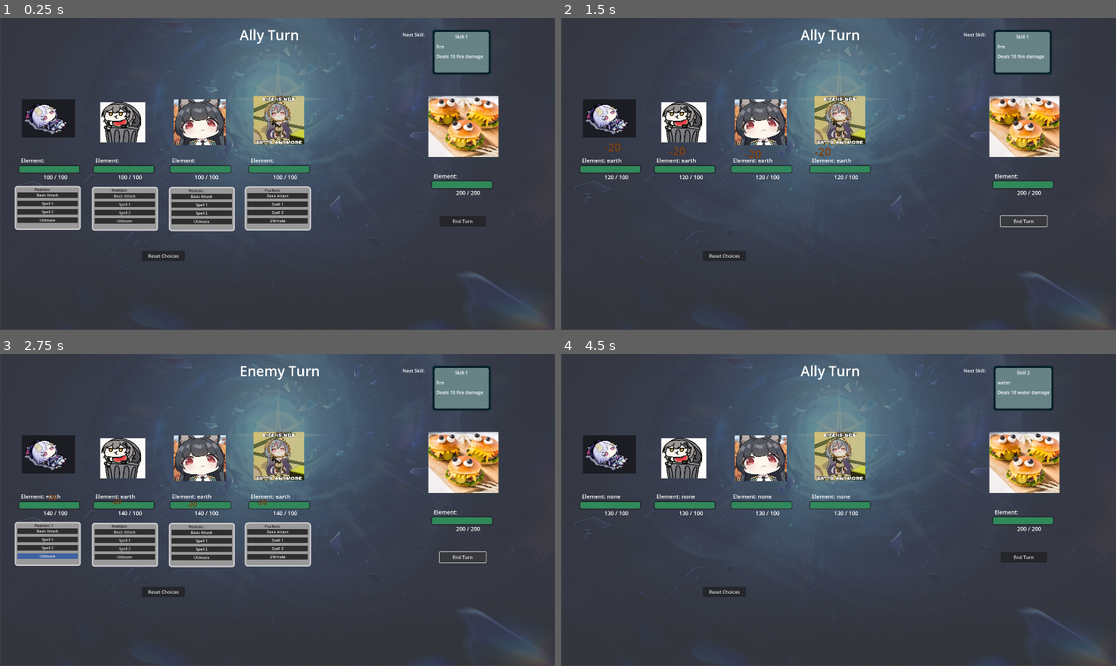
Above: before the commit, frames 1-4 (two rows, left to right).
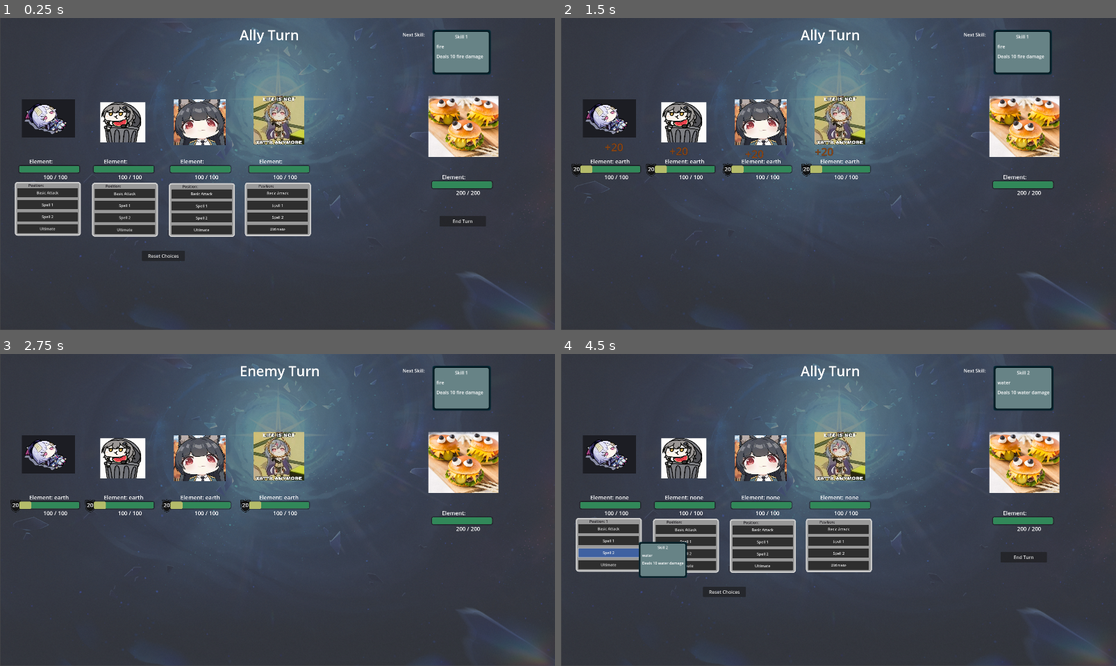
Above: after the commit, the same moments.

Repository: JuneauPlayz/project-burge
Game: Godot game, scene res://scenes/combat_test_2.tscn
Two runs of this game, one before a commit and one after it. Both use one fixed random seed, a clock stepped at 60 frames per second and the inputs below. This scene is started directly instead of the project's main scene.
Inputs (mouse positions are in pixels of both pictures, inside the frame that each line leads up to):
- Up to frame 1 (0.25 s): no input
- Up to frame 2 (1.5 s): click "Ultimate" at 0.5 s; click "End Turn" at 1.25 s
- Up to frame 3 (2.75 s): click (460, 556) at 2 s, where only the run before the commit has a clickable "End Turn"
- Up to frame 4 (4.5 s): click (610, 531) at 2.75 s, where only the run before the commit has a clickable "Basic Attack"; click (610, 538) at 3.5 s, where only the run before the commit has a clickable "Spell 1"; click (610, 553) at 4.25 s, where only the run after the commit has a clickable "Spell 2"

The runs differ from the first frame. In frame 1, 5.1% of the frame differs, in the area x 2-84%, y 44-71%; in frame 2, 1.2%; in frame 3, 7.3%; in frame 4, 8.1%, in the area x 2-84%, y 44-72%.

Commit message:
shielding + other fixes
button stuff

Diff:
--- /dev/null
+++ b/resources/earth_ultimate.tres
@@ -0,0 +1,11 @@
+[gd_resource type="Resource" script_class="Skill" load_steps=2 format=3 uid="uid://bya4jpai0ygj5"]
+
+[ext_resource type="Script" path="res://scripts/skill.gd" id="1_0t5dh"]
+
+[resource]
+script = ExtResource("1_0t5dh")
+name = "EarthUlt"
+damage = 20
+element = "earth"
+damaging = false
+friendly = true
--- a/scenes/combat_manager.gd
+++ b/scenes/combat_manager.gd
@@ -9,6 +9,8 @@
 @export var enemy1 : Enemy
 
 @export var action_queue = []
+@onready var end_turn: Button = $"../EndTurn"
+@onready var reset_choices: Button = $"../ResetChoices"
 
 var ally1skill : int
 var ally2skill : int
@@ -48,7 +50,10 @@
 		await enemy_turn_done
 
 func start_ally_turn():
+	end_turn.visible = true
+	reset_choices.visible = true
 	turn_text.text = "Ally Turn"
+	lose_shields()
 	toggle_skills()
 	reset_skill_select()
 	update_skill_positions()
@@ -56,6 +61,8 @@
 
 func execute_ally_turn():
 	toggle_skills()
+	end_turn.visible = false
+	reset_choices.visible = false
 	for x in action_queue:
 		use_skill(x)
 		print("waiting for reaction")
@@ -93,6 +100,13 @@
 func reaction_signal():
 	await get_tree().create_timer(0.01).timeout
 	reaction_finished.emit()
+
+func lose_shields():
+	ally1.set_shield(0)
+	ally2.set_shield(0)
+	ally3.set_shield(0)
+	ally4.set_shield(0)
+
 # char 1
 func _on_spell_select_ui_new_select() -> void:
 	var spell_select_ui: Control = $"../Ally1/SpellSelectUi"
--- a/scenes/combat_test_2.tscn
+++ b/scenes/combat_test_2.tscn
@@ -10,6 +10,7 @@
 [ext_resource type="Resource" uid="uid://c3yogn8m318q2" path="res://resources/test_skill_1.tres" id="8_ox83u"]
 [ext_resource type="Resource" uid="uid://dooqfwlwxly5w" path="res://resources/test_skill_2.tres" id="9_4meuk"]
 [ext_resource type="Resource" uid="uid://dcf2ccmtpg225" path="res://resources/test_ultimate.tres" id="10_0ymtv"]
+[ext_resource type="Resource" uid="uid://bya4jpai0ygj5" path="res://resources/earth_ultimate.tres" id="10_r3sqd"]
 [ext_resource type="Texture2D" uid="uid://b3bd5fw4hk3xb" path="res://assets/qiqifallen.png" id="11_4linb"]
 [ext_resource type="PackedScene" uid="uid://tlvpop5rp1x6" path="res://scenes/spell_select_ui.tscn" id="11_kfp4s"]
 [ext_resource type="Texture2D" uid="uid://c3vp6cnsau7i1" path="res://assets/stelletrash.png" id="12_xxdvk"]
@@ -23,14 +24,6 @@
 [sub_resource type="LabelSettings" id="LabelSettings_mo5rj"]
 font_size = 48
 
-[sub_resource type="Resource" id="Resource_lmiww"]
-script = ExtResource("14_nv7oc")
-name = "Ultimate"
-damage = 20
-element = "earth"
-damaging = false
-friendly = true
-
 [sub_resource type="Resource" id="Resource_3gisa"]
 script = ExtResource("14_nv7oc")
 name = "Skill 1"
@@ -103,7 +96,7 @@
 basic_atk = ExtResource("7_ytvil")
 skill_1 = ExtResource("8_ox83u")
 skill_2 = ExtResource("9_4meuk")
-ult = SubResource("Resource_lmiww")
+ult = ExtResource("10_r3sqd")
 health = 100
 
 [node name="SpellSelectUi" parent="Ally1" instance=ExtResource("11_kfp4s")]
--- a/scenes/hp_bar.tscn
+++ b/scenes/hp_bar.tscn
@@ -1,6 +1,7 @@
-[gd_scene load_steps=6 format=3 uid="uid://5spa5amgsxfm"]
+[gd_scene load_steps=10 format=3 uid="uid://5spa5amgsxfm"]
 
 [ext_resource type="Script" path="res://scripts/hp_bar.gd" id="1_orq1w"]
+[ext_resource type="Texture2D" uid="uid://cfus0jnjm26vl" path="res://assets/shield.png" id="2_0hkbf"]
 
 [sub_resource type="StyleBoxFlat" id="StyleBoxFlat_vgu82"]
 bg_color = Color(0.784314, 0.662745, 0.698039, 0.803922)
@@ -22,6 +23,19 @@
 shadow_size = 24
 
 [sub_resource type="LabelSettings" id="LabelSettings_lmenn"]
+font_size = 24
+
+[sub_resource type="StyleBoxFlat" id="StyleBoxFlat_cq0p4"]
+bg_color = Color(0.6, 0.6, 0.6, 0)
+
+[sub_resource type="StyleBoxFlat" id="StyleBoxFlat_0vx8s"]
+bg_color = Color(0.71178, 0.736753, 0.417345, 1)
+corner_radius_top_left = 6
+corner_radius_top_right = 6
+corner_radius_bottom_right = 6
+corner_radius_bottom_left = 6
+
+[sub_resource type="LabelSettings" id="LabelSettings_36guj"]
 font_size = 24
 
 [node name="HP Bar" type="Control"]
@@ -58,9 +72,34 @@
 
 [node name="CurrentElement" type="Label" parent="."]
 layout_mode = 0
-offset_left = 17.5
-offset_top = -28.75
-offset_right = 125.5
-offset_bottom = 5.25
+offset_left = 53.75
+offset_top = -25.0
+offset_right = 161.75
+offset_bottom = 9.0
 text = "Element: "
 label_settings = SubResource("LabelSettings_lmenn")
+
+[node name="ShieldBar" type="ProgressBar" parent="."]
+layout_mode = 0
+offset_left = 11.0
+offset_top = 10.0
+offset_right = 272.0
+offset_bottom = 42.0
+theme_override_styles/background = SubResource("StyleBoxFlat_cq0p4")
+theme_override_styles/fill = SubResource("StyleBoxFlat_0vx8s")
+show_percentage = false
+
+[node name="ShieldLabel" type="Label" parent="."]
+z_index = 2
+offset_left = -18.75
+offset_top = 7.5
+offset_right = 27.25
+offset_bottom = 59.5
+text = "15"
+label_settings = SubResource("LabelSettings_36guj")
+
+[node name="Shield" type="Sprite2D" parent="."]
+show_behind_parent = true
+position = Vector2(-5, 28.75)
+scale = Vector2(0.125, 0.125)
+texture = ExtResource("2_0hkbf")
--- a/scenes/spell_select_ui.tscn
+++ b/scenes/spell_select_ui.tscn
@@ -14,6 +14,7 @@
 corner_radius_top_right = 12
 corner_radius_bottom_right = 12
 corner_radius_bottom_left = 12
+expand_margin_top = 17.0
 
 [sub_resource type="StyleBoxFlat" id="StyleBoxFlat_1dgm8"]
 content_margin_right = 0.0
@@ -22,6 +23,8 @@
 [sub_resource type="StyleBoxFlat" id="StyleBoxFlat_ur654"]
 bg_color = Color(0.180392, 0.180392, 0.180392, 1)
 
+[sub_resource type="StyleBoxFlat" id="StyleBoxFlat_c8eds"]
+
 [sub_resource type="StyleBoxFlat" id="StyleBoxFlat_ni84r"]
 bg_color = Color(0.247059, 0.380392, 0.631373, 1)
 
@@ -48,6 +51,8 @@
 [node name="SpellSelectUi" type="Control"]
 layout_mode = 3
 anchors_preset = 0
+offset_top = 18.0
+offset_bottom = 18.0
 script = ExtResource("1_jbfqo")
 
 [node name="PanelContainer" type="PanelContainer" parent="."]
@@ -74,7 +79,7 @@
 mouse_filter = 1
 
 [node name="ba_1" type="Button" parent="PanelContainer/MarginContainer/VBoxContainer/BA1Panel"]
-custom_minimum_size = Vector2(261, 0)
+custom_minimum_size = Vector2(261, 39)
 layout_mode = 2
 size_flags_horizontal = 0
 theme_override_styles/hover = SubResource("StyleBoxFlat_1dgm8")
@@ -85,12 +90,14 @@
 custom_minimum_size = Vector2(0, 5)
 layout_mode = 2
 mouse_filter = 2
+theme_override_styles/separator = SubResource("StyleBoxFlat_c8eds")
 
 [node name="SP1Panel" type="PanelContainer" parent="PanelContainer/MarginContainer/VBoxContainer"]
 layout_mode = 2
 mouse_filter = 2
 
 [node name="S1" type="Button" parent="PanelContainer/MarginContainer/VBoxContainer/SP1Panel"]
+custom_minimum_size = Vector2(0, 39)
 layout_mode = 2
 theme_override_styles/hover = SubResource("StyleBoxFlat_ni84r")
 theme_override_styles/normal = SubResource("StyleBoxFlat_sleic")
@@ -108,6 +115,7 @@
 mouse_filter = 2
 
 [node name="S2" type="Button" parent="PanelContainer/MarginContainer/VBoxContainer/SP2Panel"]
+custom_minimum_size = Vector2(0, 39)
 layout_mode = 2
 theme_override_styles/hover = SubResource("StyleBoxFlat_q85v1")
 theme_override_styles/normal = SubResource("StyleBoxFlat_lt1l8")
@@ -125,6 +133,7 @@
 mouse_filter = 2
 
 [node name="ULT" type="Button" parent="PanelContainer/MarginContainer/VBoxContainer/ULTPanel"]
+custom_minimum_size = Vector2(0, 39)
 layout_mode = 2
 theme_override_styles/hover = SubResource("StyleBoxFlat_i2ev1")
 theme_override_styles/normal = SubResource("StyleBoxFlat_s2255")
@@ -177,17 +186,17 @@
 
 [node name="Position" type="Label" parent="."]
 layout_mode = 0
-offset_left = 86.0
-offset_top = 4.0
-offset_right = 278.0
-offset_bottom = 27.0
+offset_left = 59.0
+offset_top = -14.0
+offset_right = 251.0
+offset_bottom = 9.0
 text = "Position: "
 label_settings = SubResource("LabelSettings_1aora")
 
 [connection signal="mouse_entered" from="PanelContainer/MarginContainer/VBoxContainer/BA1Panel/ba_1" to="." method="_on_ba_1_mouse_entered"]
 [connection signal="mouse_exited" from="PanelContainer/MarginContainer/VBoxContainer/BA1Panel/ba_1" to="." method="_on_ba_1_mouse_exited"]
+[connection signal="pressed" from="PanelContainer/MarginContainer/VBoxContainer/BA1Panel/ba_1" to="." method="_on_ba_1_pressed"]
 [connection signal="pressed" from="PanelContainer/MarginContainer/VBoxContainer/BA1Panel/ba_1" to="." method="_on_button_pressed"]
-[connection signal="pressed" from="PanelContainer/MarginContainer/VBoxContainer/BA1Panel/ba_1" to="." method="_on_ba_1_pressed"]
 [connection signal="mouse_entered" from="PanelContainer/MarginContainer/VBoxContainer/SP1Panel/S1" to="." method="_on_s_1_mouse_entered"]
 [connection signal="mouse_exited" from="PanelContainer/MarginContainer/VBoxContainer/SP1Panel/S1" to="." method="_on_s_1_mouse_exited"]
 [connection signal="pressed" from="PanelContainer/MarginContainer/VBoxContainer/SP1Panel/S1" to="." method="_on_s_1_pressed"]
--- a/scripts/DamageNumbers.gd
+++ b/scripts/DamageNumbers.gd
@@ -33,3 +33,36 @@
 
 	await tween.finished
 	number.queue_free()
+
+func display_number_plus(value: int, position: Vector2, element : String, reaction : String):
+	var number = Label.new()
+	number.global_position = position
+	number.text = "+" + str(value) + reaction
+	number.z_index = 5
+	number.label_settings = LabelSettings.new()
+
+	var color = element_dict.get(element)
+
+
+	number.label_settings.font_color = color
+	number.label_settings.font_size = 38
+	number.label_settings.outline_color = "#000"
+	number.label_settings.outline_size = 1
+
+	call_deferred("add_child", number)
+	await number.resized
+	number.pivot_offset = Vector2(number.size / 2)
+	var tween = get_tree().create_tween()
+	tween.set_parallel(true)
+	tween.tween_property(
+		number, "position:y", number.position.y - 24, 0.15
+	).set_ease(Tween.EASE_OUT)
+	tween.tween_property(
+		number, "position:y", number.position.y+25, 0.25
+	).set_ease(Tween.EASE_IN).set_delay(0.4)
+	tween.tween_property(
+		number, "scale", number.scale*0.5, 0.25
+	).set_ease(Tween.EASE_IN).set_delay(0.5)
+
+	await tween.finished
+	number.queue_free()
--- a/scripts/ReactionManager.gd
+++ b/scripts/ReactionManager.gd
@@ -1,7 +1,7 @@
 extends Node
 
 var vaporize_mult = 2
-var shock_mult = 0.5
+var shock_mult = 0.25
 signal reaction_finished
 # Called when the node enters the scene tree for the first time.
 func _ready() -> void:
@@ -66,7 +66,7 @@
 						await get_tree().create_timer(0.2).timeout
 						unit.take_damage(res_value)
 						DamageNumbers.display_number(res_value, unit.get_child(2).global_position, elem2, reaction)
-					unit.current_element = "none"
+					unit.current_element = "lightning"
 				"earth":
 					unit.take_damage(roundi(value * hostile))
 					if hostile == 1:
@@ -96,7 +96,7 @@
 						await get_tree().create_timer(0.2).timeout
 						unit.take_damage(res_value)
 						DamageNumbers.display_number(res_value, unit.get_child(2).global_position, elem2, reaction)
-					unit.current_element = "none"
+					unit.current_element = "lightning"
 				"earth":
 					unit.take_damage(roundi(value * hostile))
 					if hostile == 1:
--- a/scripts/ally.gd
+++ b/scripts/ally.gd
@@ -42,22 +42,38 @@
 	var rounded : int
 	var reaction = ""
 	var r = await ReactionManager.reaction(current_element, element, self, effect, 0)
-	if (!r):
-		self.receive_healing(effect)
-		DamageNumbers.display_number(effect, damage_number_origin.global_position, element, reaction)
-		if (element != "none"):
-			current_element = element
+	self.receive_shielding(effect)
+	DamageNumbers.display_number_plus(effect, damage_number_origin.global_position, element, reaction)
+	if (element != "none"):
+		current_element = element
 	hp_bar.update_element(current_element)
 
 
 
 func take_damage(damage : int):
-	health -= damage
+	var damage_left = damage
+	if (shield > 0):
+		if (shield <= damage_left):
+			damage_left -= shield
+			shield = 0
+		elif (shield > damage_left):
+			shield -= damage_left
+			damage_left = 0
+		hp_bar.set_shield(shield)
+	health -= damage_left
 	hp_bar.set_hp(health)
 
 func receive_healing(healing: int):
 	health += healing
 	hp_bar.set_hp(health)
 
+func receive_shielding(shielding: int):
+	shield += shielding
+	hp_bar.set_shield(shield)
+
 func toggle_skills():
 	spell_select_ui.visible = !spell_select_ui.visible
+
+func set_shield(shield):
+	self.shield = shield
+	hp_bar.set_shield(shield)
--- a/scripts/enemy.gd
+++ b/scripts/enemy.gd
@@ -9,6 +9,7 @@
 @onready var damage_number_origin: Node2D = $DamageNumberOrigin
 var hp_bar
 @onready var skill_info: Control = $ShowNextSkill/SkillInfo
+var connected = false
 
 signal skill_end
 signal reaction_ended
@@ -33,7 +34,8 @@
 func receive_skill(damage: float, element: String):
 	var rounded : int
 	var reaction = ""
-	ReactionManager.reaction_finished.connect(self.reaction_signal)
+	if (!connected):
+		ReactionManager.reaction_finished.connect(self.reaction_signal)
 	var r = await ReactionManager.reaction(current_element, element, self, damage, 1)
 	if (r):
 		print("waiting")
--- a/scripts/hp_bar.gd
+++ b/scripts/hp_bar.gd
@@ -3,7 +3,11 @@
 @onready var hptext: Label = $HP
 var max_hp = 0
 var hp = 0
+var shield = 0
 @onready var current_element: Label = $CurrentElement
+@onready var shield_bar: ProgressBar = $ShieldBar
+@onready var shield_spr: Sprite2D = $Shield
+@onready var shield_label: Label = $ShieldLabel
 
 func set_hp(newhp):
 	hp = newhp
@@ -14,10 +18,27 @@
 	max_hp = newhp
 	progress_bar.max_value = max_hp
 	progress_bar.value = hp
+	shield_bar.max_value = max_hp
+	update_text()
+
+func set_shield(newshield):
+	shield = newshield
+	shield_bar.value = shield
 	update_text()
 
 func update_text():
 	hptext.text = str(hp) + " / " + str(max_hp)
+	if (shield > 0):
+		shield_bar.visible = true
+		shield_spr.visible = true
+		shield_label.visible = true
+		shield_label.text = str(shield)
+	else:
+		shield_label.visible = false
+		shield_bar.visible = false
+		shield_spr.visible = false
+
+
 
 func update_element(element):
 	current_element.text = "Element: " + element
--- a/scripts/unit.gd
+++ b/scripts/unit.gd
@@ -2,6 +2,7 @@
 class_name Unit
 
 @export var health = 0
+@export var shield = 0
 
 @export var defense : float
 @export var status_resistance: float
Binary file added: assets/shield.png
Not shown, added: assets/shield.png.import
Not shown: 1 places in scenes/spell_select_ui.tscn that only renumber resources
